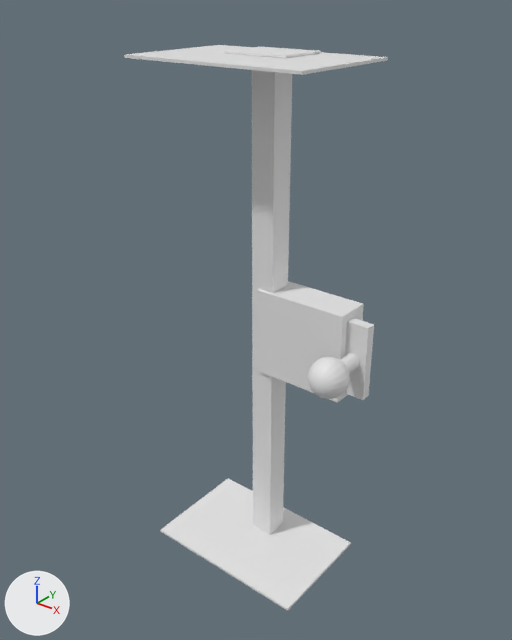
Renders of the OBJ model models/enganche_armado.obj from each side of a commit.
One viewpoint serves both versions: a 50 mm camera at (782.0, -972.0, 639.0) aimed at (30.0, -32.0, 55.0). Lighting does not change. The marker at lower left points along +X, +Y and +Z. The first picture is the older version. Where no turn or scale is listed for an object, it has been applied to the vertices.

In view in the first picture: 'barra_transversal', 'bola', 'placa_bola', 'placas_extremo', 'placas_laterales', 'soporte_central'.
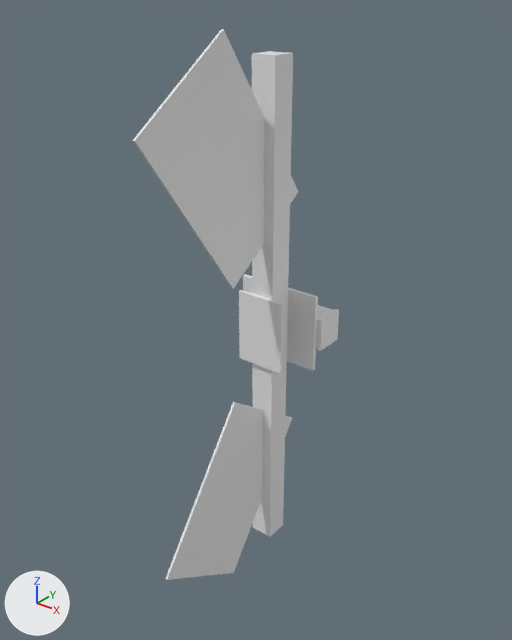
The newer file is also rescaled (x0.99), turned or shifted as a whole; pictures and numbers use the older file's frame.

Boxes [x1, y1, x2, y2] around the edits, measured in the pictures (512 x 640 px):
```json
{"object": "alas_laterales", "change": "added", "after": [133, 29, 298, 580]}
{"object": "placas_laterales", "change": "deleted", "before": [124, 45, 388, 611]}
{"object": "soporte_central", "change": "deleted", "before": [257, 281, 364, 403]}
{"object": "placas_receptor", "change": "added", "after": [239, 274, 318, 374]}
{"object": "placa_bola", "change": "deleted", "before": [344, 318, 374, 400]}
{"object": "bola", "change": "deleted", "before": [308, 353, 360, 399]}
{"object": "receptor_hembra", "change": "added", "after": [316, 305, 339, 351]}
{"object": "placas_extremo", "change": "deleted", "before": [224, 47, 321, 58]}
```

Scene script edits in JSON lines:
```json
{"op": "add", "block": "me_receptor_hembra", "code": ["me_receptor_hembra = bpy.data.meshes.new('receptor_hembra')", "me_receptor_hembra.from_pydata(...)  # a box spanning x -25.2..95.9, y 33.3..91.9, z -31.3..31.3; a box spanning x 94.9..103.0, y 31.3..93.9, z -33.3..33.3"]}
{"op": "add", "block": "me_placas_receptor", "code": ["me_placas_receptor = bpy.data.meshes.new('placas_receptor')", "me_placas_receptor.from_pydata(...)  # a box spanning x -91.0..91.0, y 25.0..33.0, z -81.0..81.0; a box spanning x -53.0..53.0, y -33.0..-25.0, z -76.0..76.0"]}
{"op": "add", "block": "me_alas_laterales", "code": ["me_alas_laterales = bpy.data.meshes.new('alas_laterales')", "me_alas_laterales.from_pydata(...)  # 16 vertices, 24 faces; spans x -3.0..3.0, y -326.0..84.0, z -564.0..564.0"]}
{"op": "remove", "block": "ob_bola", "code": ["ob_bola = bpy.data.objects.new('bola', me_bola)", "ob_bola.location = (0.0, 0.0, 0.0)"]}
{"op": "remove", "block": "ob_placa_bola", "code": ["ob_placa_bola = bpy.data.objects.new('placa_bola', me_placa_bola)", "ob_placa_bola.location = (0.0, 0.0, 0.0)"]}
{"op": "remove", "block": "ob_placas_extremo", "code": ["ob_placas_extremo = bpy.data.objects.new('placas_extremo', me_placas_extremo)", "ob_placas_extremo.location = (0.0, 0.0, 0.0)"]}
{"op": "remove", "block": "ob_placas_laterales", "code": ["ob_placas_laterales = bpy.data.objects.new('placas_laterales', me_placas_laterales)", "ob_placas_laterales.location = (0.0, 0.0, 0.0)"]}
{"op": "remove", "block": "ob_soporte_central", "code": ["ob_soporte_central = bpy.data.objects.new('soporte_central', me_soporte_central)", "ob_soporte_central.location = (0.0, 0.0, 0.0)"]}
{"op": "add", "block": "ob_receptor_hembra", "code": ["ob_receptor_hembra = bpy.data.objects.new('receptor_hembra', me_receptor_hembra)", "ob_receptor_hembra.location = (0.0, 50.0, 0.0)"]}
{"op": "add", "block": "ob_placas_receptor", "code": ["ob_placas_receptor = bpy.data.objects.new('placas_receptor', me_placas_receptor)", "ob_placas_receptor.location = (0.0, 50.0, 0.0)"]}
{"op": "add", "block": "ob_alas_laterales", "code": ["ob_alas_laterales = bpy.data.objects.new('alas_laterales', me_alas_laterales)", "ob_alas_laterales.location = (0.0, 50.0, 0.0)"]}
```
